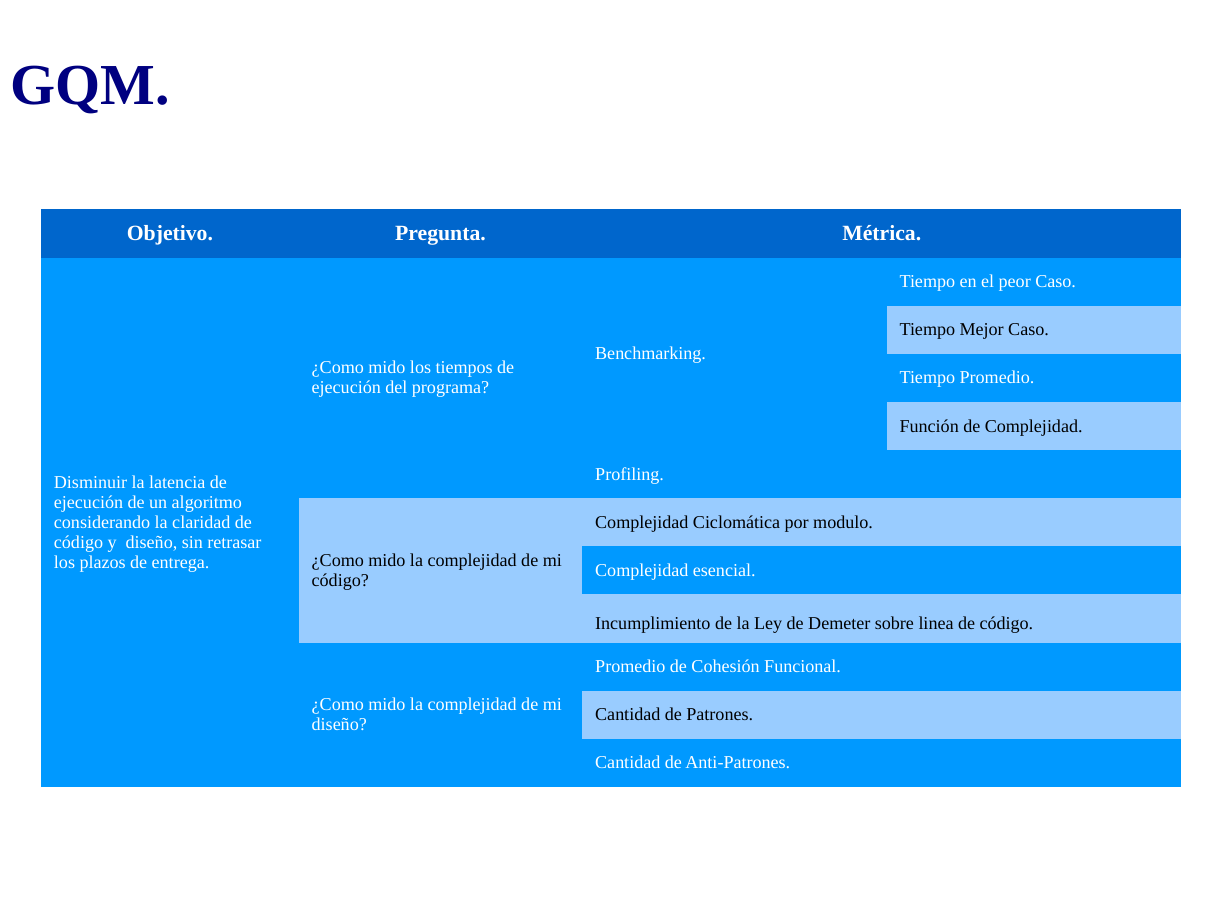
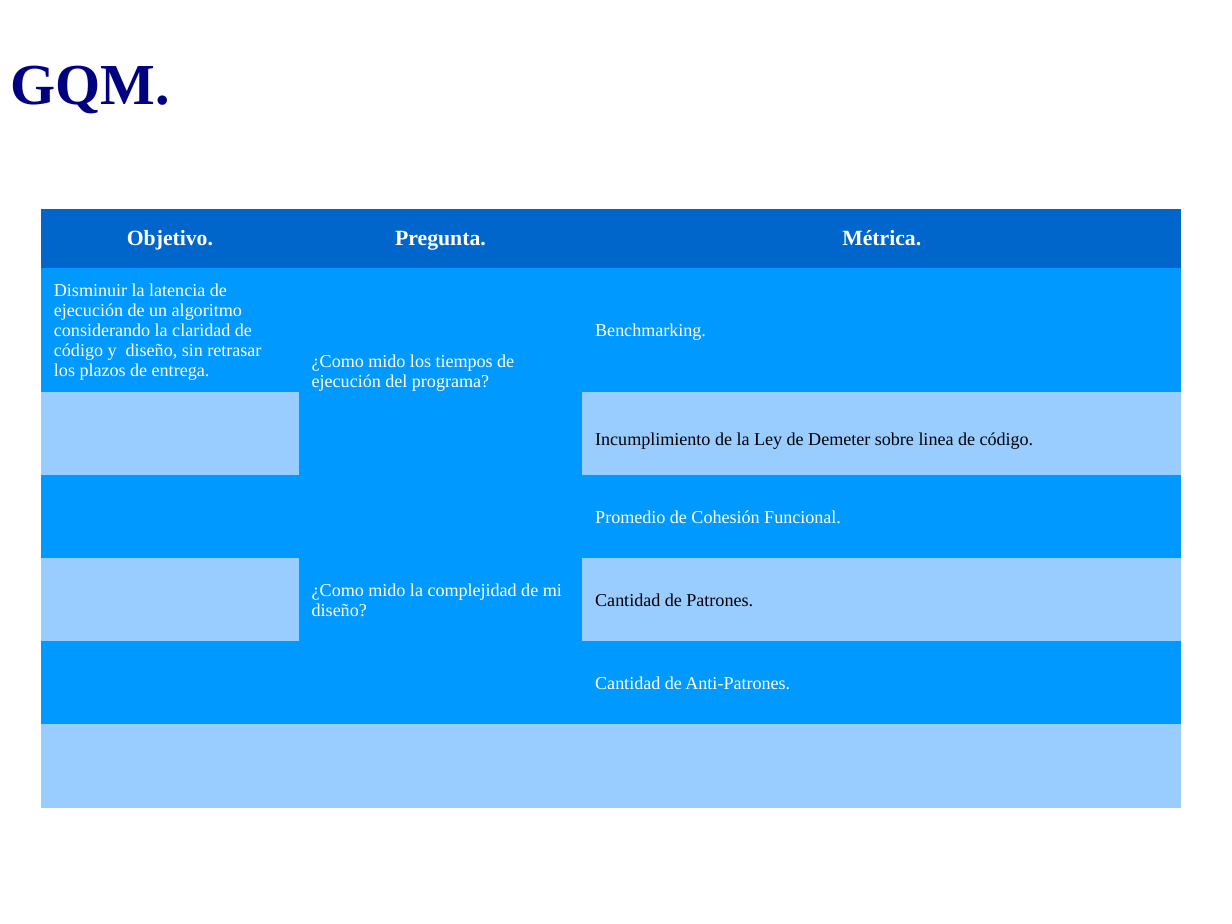
Before and after one commit to leliel12/jbc-utn, a slide deck: slide 7 of 5to/metricas/00_gqm/presentation.odp. Drawn at 1232x924 pixels with LibreOffice and Linux fonts; fonts in the diff are those of the drawing; background and template pictures are left out. Boxes give left, top, right and bottom in pixels: in the first picture for what was removed or moved away, otherwise in the second. Text is boxed around its words. In the diff, an @@ line names an element or a change of style, - is before the commit and + after.

```diff
--- a/5to/metricas/00_gqm/presentation.odp
+++ b/5to/metricas/00_gqm/presentation.odp
@@ table at (x1=42, y1=210, x2=1182, y2=809) @@
-Objetivo. | Pregunta. | Métrica. | 
-Disminuir la latencia de ejecución de un algoritmo considerando la claridad de código y diseño, sin retrasar los plazos de entrega. | ¿Como mido los tiempos de ejecución del programa? | Benchmarking. | Tiempo en el peor Caso.
- |  |  | Tiempo Mejor Caso.
- |  |  | Tiempo Promedio.
- |  |  | Función de Complejidad.
- |  | Profiling. | 
- | ¿Como mido la complejidad de mi código? | Complejidad Ciclomática por modulo. | 
- |  | Complejidad esencial. | 
- |  | Incumplimiento de la Ley de Demeter sobre linea de código. | 
- | ¿Como mido la complejidad de mi diseño? | Promedio de Cohesión Funcional. | 
- |  | Cantidad de Patrones. | 
- |  | Cantidad de Anti-Patrones. | 
+Objetivo. | Pregunta. | Métrica.
+Disminuir la latencia de ejecución de un algoritmo considerando la claridad de código y diseño, sin retrasar los plazos de entrega. | ¿Como mido los tiempos de ejecución del programa? | Benchmarking.
+ |  | Incumplimiento de la Ley de Demeter sobre linea de código.
+ | ¿Como mido la complejidad de mi diseño? | Promedio de Cohesión Funcional.
+ |  | Cantidad de Patrones.
+ |  | Cantidad de Anti-Patrones.
+ |  | 
```
Also in this commit, not shown: 2 other slides changed, 2 other files.
